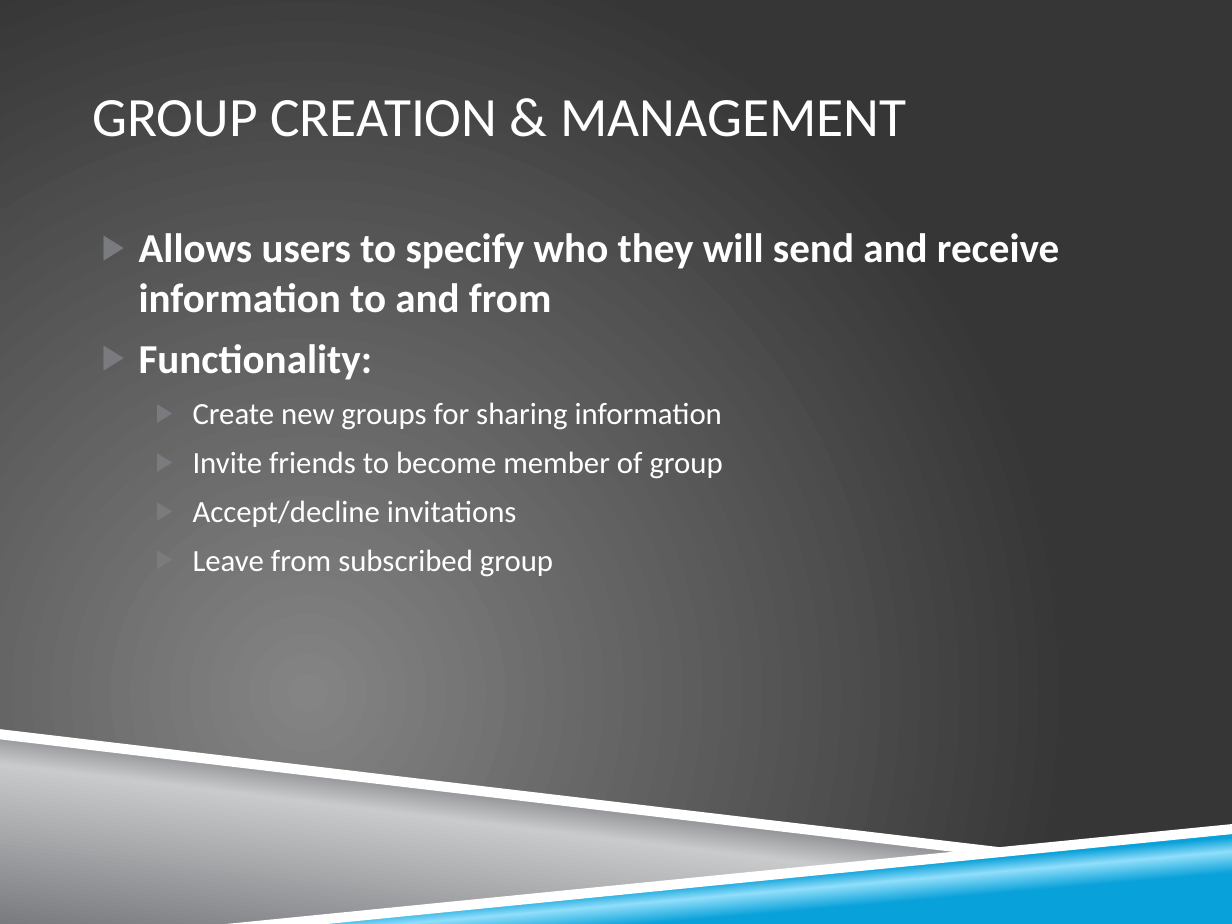
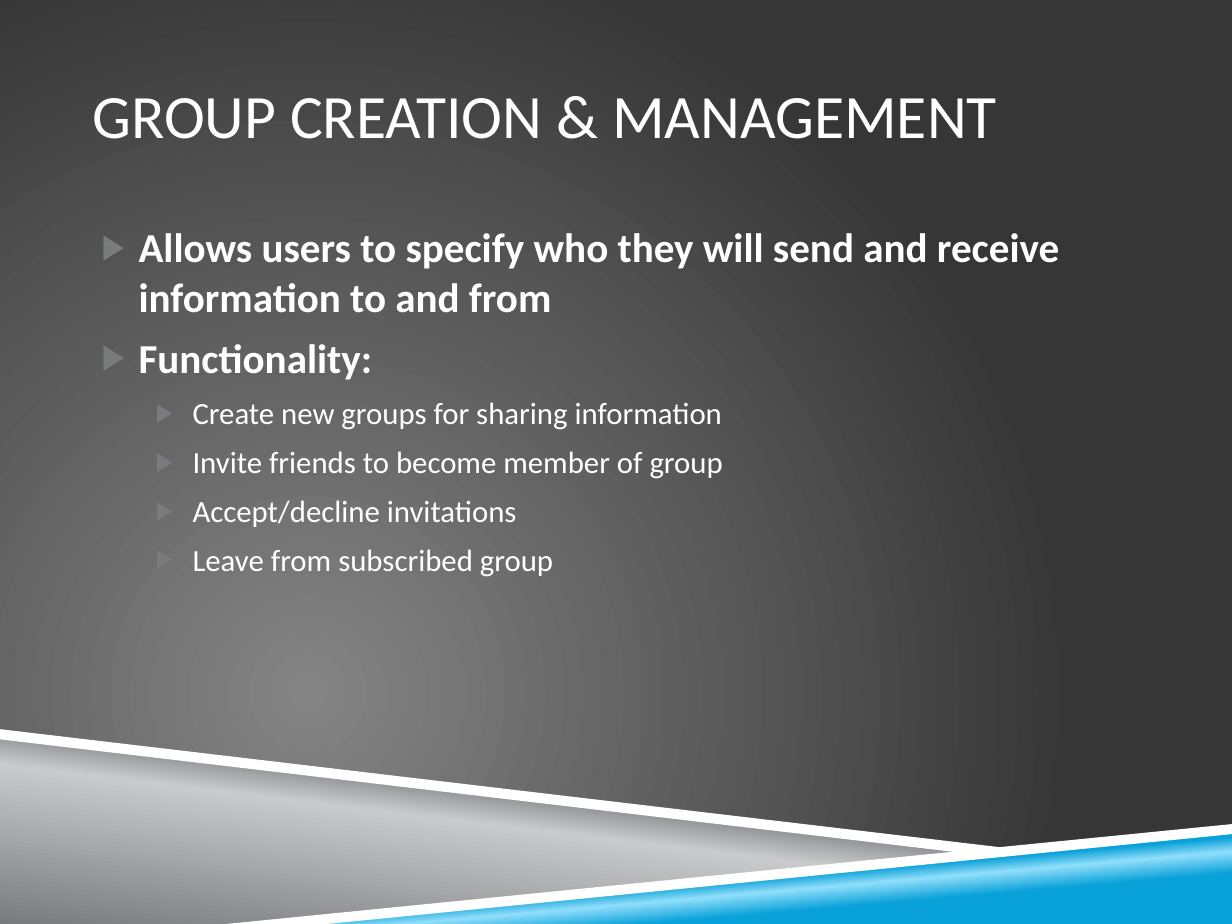
Before and after one commit to zkhalapyan/whoop-txt, a slide deck: slide 4 of doc/final_presentation.pptx. Drawn at 1232x924 pixels with LibreOffice and Linux fonts; fonts in the diff are those of the drawing; background and template pictures are left out. Boxes give left, top, right and bottom in pixels: in the first picture for what was removed or moved away, otherwise in the second. Text is boxed around its words. In the diff, an @@ line names an element or a change of style, - is before the commit and + after.

```diff
--- a/doc/final_presentation.pptx
+++ b/doc/final_presentation.pptx
@@ title "GROUP CREATION & MANAGEMENT" at (x1=92, y1=98, x2=996, y2=139): size 32.4 to 36 pt @@
```
Also in this commit, not shown: 5 other slides changed, 1 slide removed.
